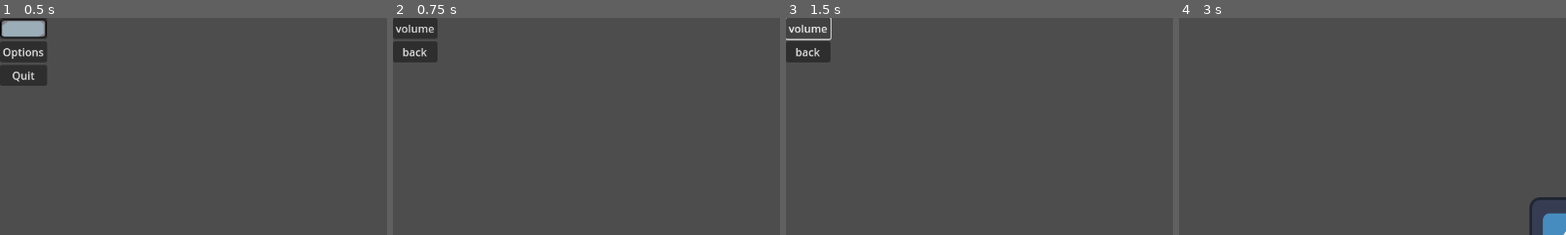
Above: before the commit, frames 1-4 (left to right).
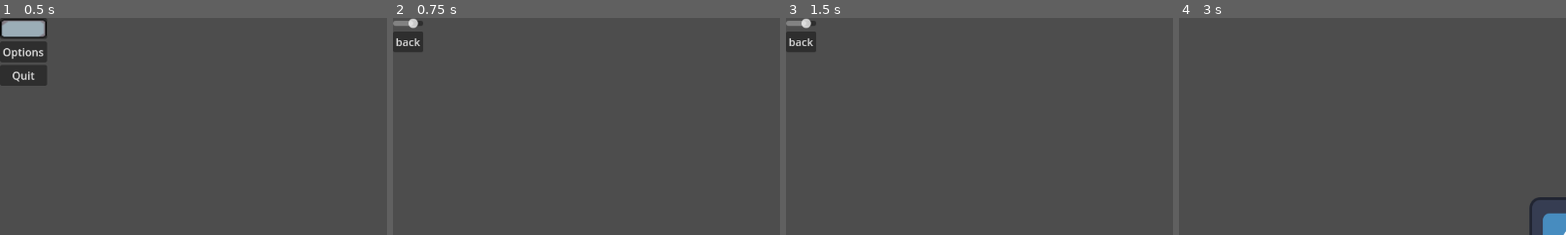
Above: after the commit, the same moments.

Repository: EinfachNurToni/kartenspiel-inf-lloydgym
Game: Godot game, scene res://menu.tscn
Same seed, same stepped clock (60 frames per second), same inputs: the game is played once before the commit and once after it. The engine's default icon, where the game draws it, is replaced by a stand-in: a white triangle on a blue panel in a dark square.
Inputs (mouse positions are % of the whole screen's width and height, from its top left):
- Up to frame 1 (0.5 s): no input
- Up to frame 2 (0.75 s): click "Options" at 0.5 s
- Up to frame 3 (1.5 s): click (3, 2) at 1.25 s, where only the run before the commit has a clickable "volume"
- Up to frame 4 (3 s): click "back" at 2 s; click "Play" at 2.75 s
The pictures show only the part of the screen within x 0-50%, y 0-50%; the shares and areas given below are measured in that part.

Frame 1 is identical in both runs. In frame 2, 1.7% of the frame differs, in the area x 0-12%, y 0-21%; in frame 3, 1.3%; in frame 4, nothing differs.

Commit message:
Added Volume Slider

Diff:
--- a/menu.tscn
+++ b/menu.tscn
@@ -56,6 +56,11 @@
 text = "Quit
 "
 
+[node name="Sprite2D" type="Sprite2D" parent="."]
+z_index = -4096
+position = Vector2(576.25, 324.25)
+scale = Vector2(17.9922, 10.0859)
+
 [connection signal="button_down" from="MarginContainer/VBoxContainer/Play" to="MarginContainer/VBoxContainer/Play/AnimatedSprite2D" method="_on_play_button_down"]
 [connection signal="button_up" from="MarginContainer/VBoxContainer/Play" to="MarginContainer/VBoxContainer/Play/AnimatedSprite2D" method="_on_play_button_up"]
 [connection signal="pressed" from="MarginContainer/VBoxContainer/Play" to="." method="_on_play_pressed"]
--- a/option_menu.gd
+++ b/option_menu.gd
@@ -1,10 +1,15 @@
 extends Control
-
-
-
-func _on_volume_pressed():
-	pass # Replace with function body.
 
 
 func _on_back_pressed():
 	get_tree().change_scene_to_file("res://menu.tscn")
+
+
+var master_bus = AudioServer.get_bus_index("Master")
+
+func _on_h_slider_value_changed(value):
+	AudioServer.set_bus_volume_db(master_bus, value)
+	if value == -30:
+		AudioServer.set_bus_mute(master_bus,true)
+	else:
+		AudioServer.set_bus_mute(master_bus,false)
--- a/option_menu.tscn
+++ b/option_menu.tscn
@@ -19,14 +19,16 @@
 [node name="VBoxContainer" type="VBoxContainer" parent="MarginContainer"]
 layout_mode = 2
 
-[node name="Volume" type="Button" parent="MarginContainer/VBoxContainer"]
+[node name="HSlider" type="HSlider" parent="MarginContainer/VBoxContainer"]
 layout_mode = 2
-text = "volume"
+min_value = -30.0
+max_value = 0.0
+value = -7.0
 
 [node name="back" type="Button" parent="MarginContainer/VBoxContainer"]
 layout_mode = 2
 text = "back
 "
 
-[connection signal="pressed" from="MarginContainer/VBoxContainer/Volume" to="." method="_on_volume_pressed"]
+[connection signal="value_changed" from="MarginContainer/VBoxContainer/HSlider" to="." method="_on_h_slider_value_changed"]
 [connection signal="pressed" from="MarginContainer/VBoxContainer/back" to="." method="_on_back_pressed"]
